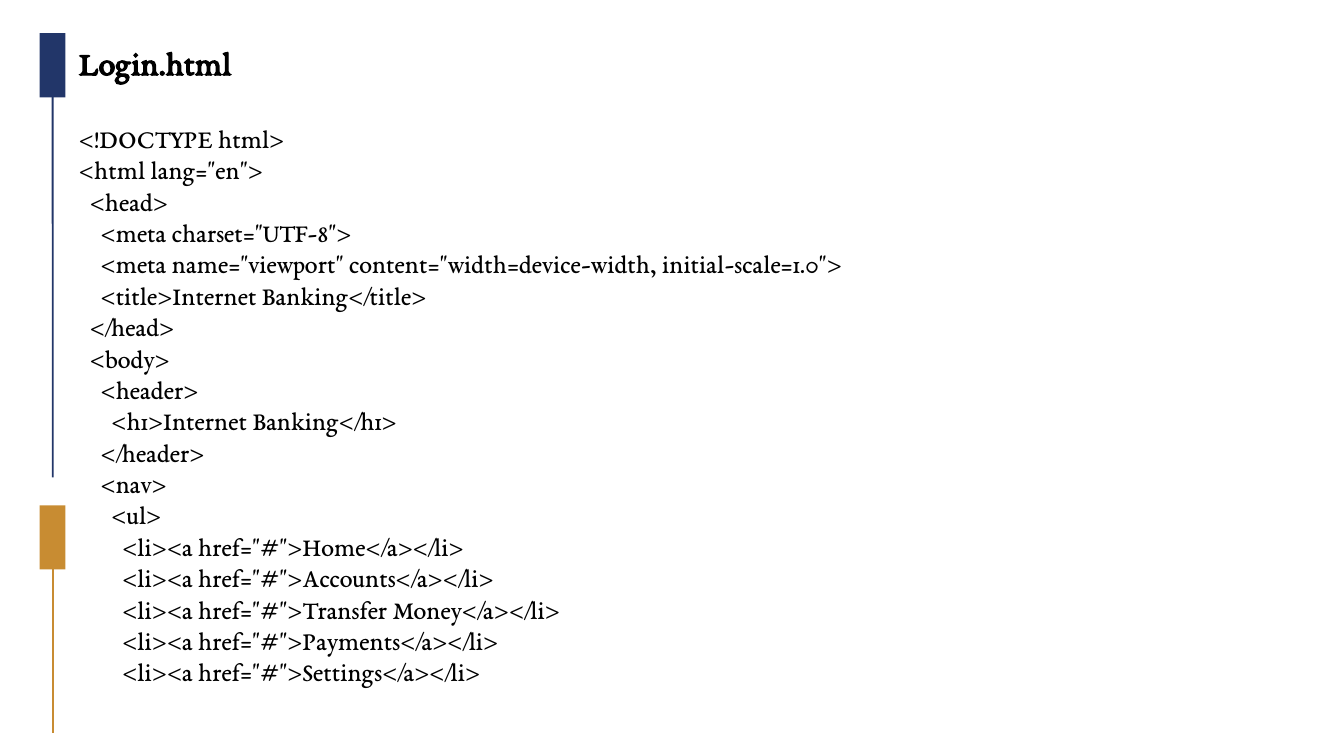
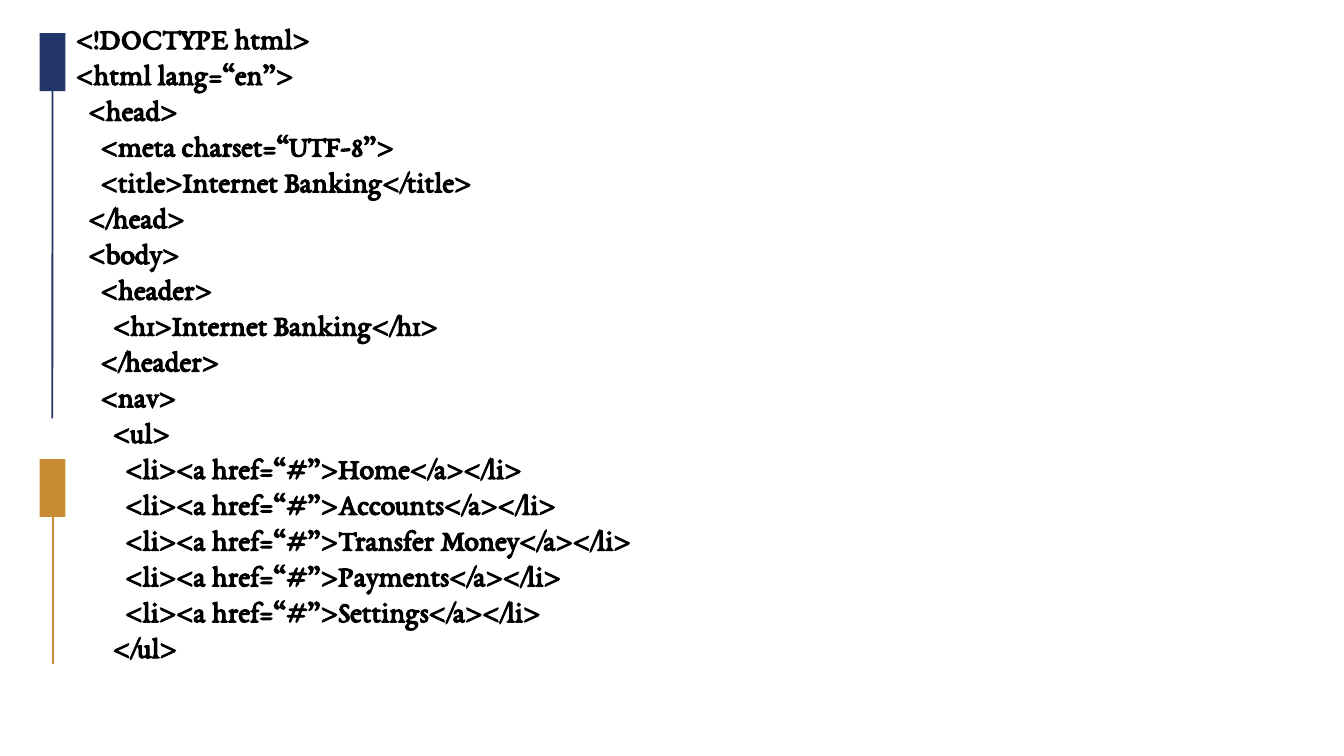
Before and after one commit to Jananijaa/Group_A9_11, a slide deck: slide 4 of Group_A9_11.pptx. Drawn at 1344x756 pixels with LibreOffice and Linux fonts; fonts in the diff are those of the drawing; background and template pictures are left out. Boxes give left, top, right and bottom in pixels: in the first picture for what was removed or moved away, otherwise in the second. Text is boxed around its words. In the diff, an @@ line names an element or a change of style, - is before the commit and + after.

```diff
--- a/Group_A9_11.pptx
+++ b/Group_A9_11.pptx
@@ text at [76,28,631,661]: text changed; size 14 to 16 pt; bold on @@
-Login.html
-<!DOCTYPE html>
-<html lang="en">
-<head>
-<meta charset="UTF-8">
-<meta name="viewport" content="width=device-width, initial-scale=1.0">
-<title>Internet Banking</title>
-</head>
-<body>
-<header>
-<h1>Internet Banking</h1>
-</header>
-<nav>
-<ul>
-<li><a href="#">Home</a></li>
-<li><a href="#">Accounts</a></li>
-<li><a href="#">Transfer Money</a></li>
-<li><a href="#">Payments</a></li>
-<li><a href="#">Settings</a></li>
+<!DOCTYPE html>
+<html lang=“en”>
+<head>
+<meta charset=“UTF-8”>
+<title>Internet Banking</title>
+</head>
+<body>
+<header>
+<h1>Internet Banking</h1>
+</header>
+<nav>
+<ul>
+<li><a href=“#”>Home</a></li>
+<li><a href=“#”>Accounts</a></li>
+<li><a href=“#”>Transfer Money</a></li>
+<li><a href=“#”>Payments</a></li>
+<li><a href=“#”>Settings</a></li>
+</ul>
@@ rectangle: place and size @@
-rectangle at [40,34,66,98]
+rectangle at [40,34,66,91]
@@ line moved from (52, 69) - (52, 477) to (52, 65) - (52, 418) @@
@@ rectangle: place and size @@
-rectangle at [40,505,66,570]
+rectangle at [40,460,66,517]
@@ line moved from (52, 542) - (52, 732) to (52, 492) - (52, 664) @@
```
Also in this commit, not shown: 4 other slides changed, 6 slides added, 3 slides removed.
